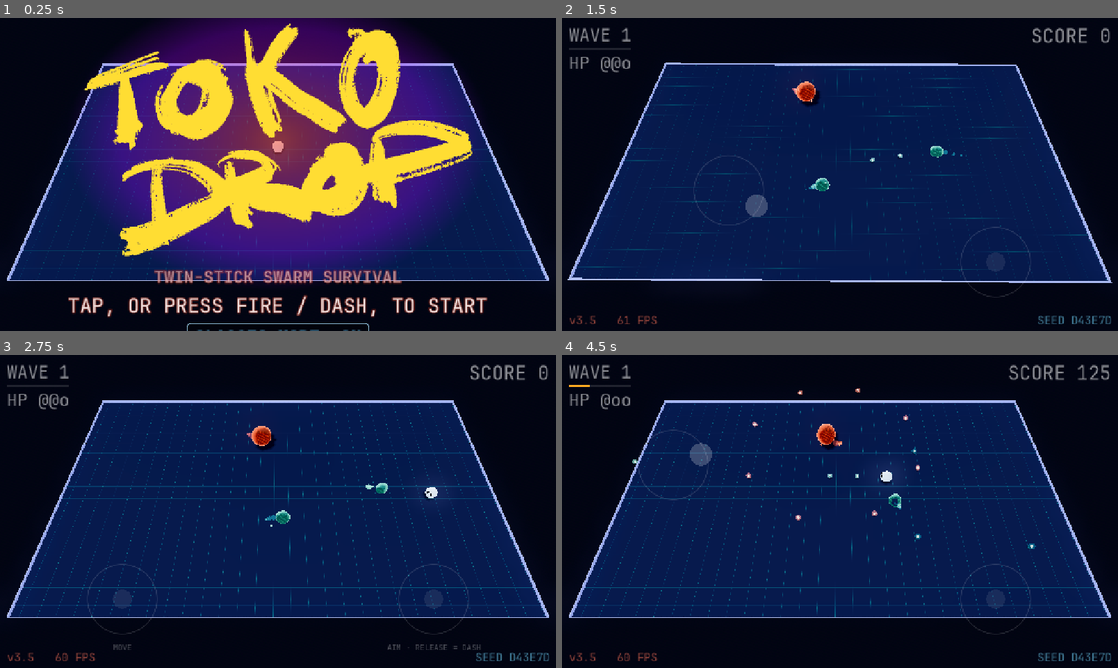
Above: before the commit, frames 1-4 (two rows, left to right).
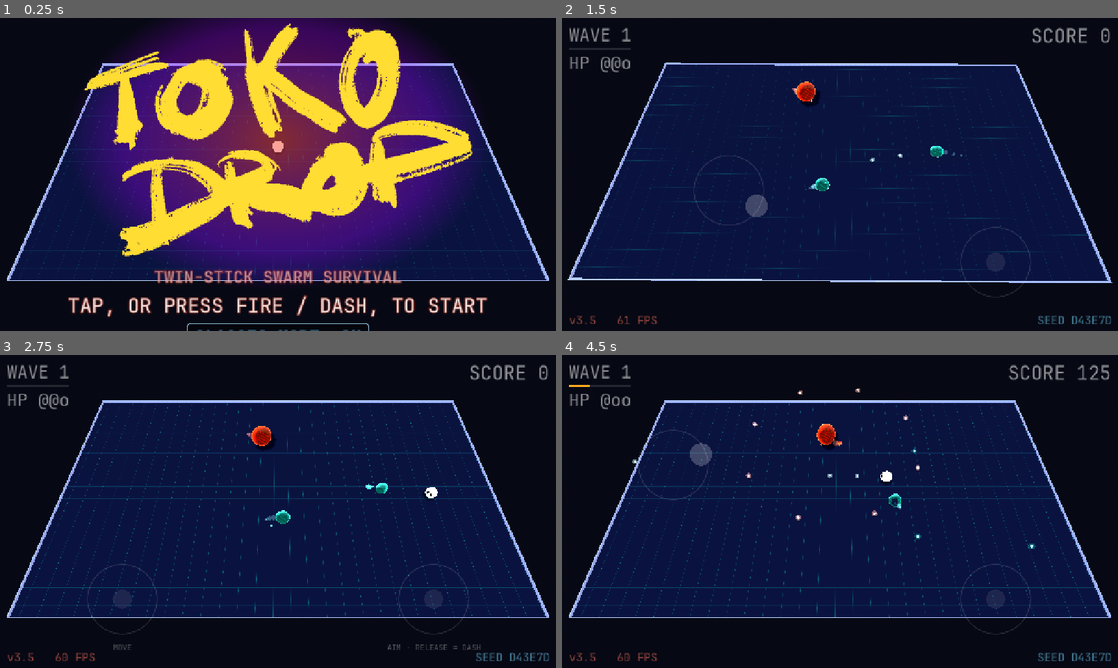
Above: after the commit, the same moments.

Repository: mbace1/toko-drop-godot
Game: Godot game, scene res://scenes/main.tscn
Same seed, same stepped clock (60 frames per second), same inputs: the game is played once before the commit and once after it.
Inputs (mouse positions are in pixels of both pictures, inside the frame that each line leads up to):
- Up to frame 1 (0.25 s): no input
- Up to frame 2 (1.5 s): tap Enter at 0.5 s; move the mouse to (962, 158) at 0.52 s; hold D (move_right) 0.53-1.25 s; tap Space (dash) at 0.6 s; click (962, 158) at 0.67 s; drag from (728, 190) to (812, 237) at 1.27 s
- Up to frame 3 (2.75 s): move the mouse to (333, 442) at 2.02 s; hold D (move_right) from 2.03 s (still down); hold Shift from 2.03 s (still down)
- Up to frame 4 (4.5 s): release D (move_right) at 2.75 s; release Shift at 2.75 s; drag from (812, 574) to (673, 464) at 2.77 s; move the mouse to (1006, 558) at 3.52 s; hold A (move_left) 3.53-4.25 s; tap Space (dash) at 3.6 s; drag from (673, 464) to (756, 433) at 4.27 s

The runs differ from the first frame. In frame 2, 0.2% of the frame differs, in the area x 41-73%, y 20-55%; in frame 3, 0.4%; in frame 4, 0.6%, in the area x 12-85%, y 10-62%.

Commit message:
Q-038: glow off on the Compatibility tier -- owner chose colour over bloom
Owner call, 2026-09-05: "actually, glow off". Q-036 established the trade
is binary on that renderer -- enabling glow re-colours the whole frame and
nothing exposed on Environment modulates it -- so this is the other half
of that item, not a tuning pass.

env.glow_enabled = not RenderTier.is_compat(). Forward+ keeps its bloom
untouched. Same seed, same frame, open-floor sample: desktop
(11.4, 21.2, 58.7) luma 21.9; compat before (0, 11.1, 84.8) luma 14.1;
compat after (10.0, 21.6, 65.3) luma 22.3. The blue wash is gone and the
two tiers read as one game -- photographed on both, three panels.

AgX stays on compat: measured with glow OFF it is still the closer of the
two, floor luma 20.9 against ACES's 9.3 on a target of 20.5. Q-033's
CHOICE was right; only its recorded reason was wrong, and that comment is
corrected in place.

COMPAT_GLOW_THRESHOLD is deleted -- with the pass off it had nothing to
tune -- which supersedes Q-034. That entry is kept and annotated rather
than rewritten: its finding was sound, its trade was never weighed.

The cost, named in CLAUDE.md and PORT_STATUS: nothing on the phone has a
halo now -- not the gel, not the rails, not a level's boundary (Q-037).
Every compat look from here is tint and shape. The rule that said the
opposite is replaced.

Smoke 616 green.

Co-Authored-By: Claude Opus 5 <noreply@anthropic.com>
Claude-Session: https://claude.ai/code/session_013KsV5aTToRNVfdCfVet3JQ

Diff:
--- a/scripts/main.gd
+++ b/scripts/main.gd
@@ -58,11 +58,6 @@
 ## classic run, never a crash.
 var level_id := ""
 var _xz := Arena.XZ.new()
-
-## Q-034: the glow threshold for the Compatibility tier's LDR buffer.
-## Forward+ keeps 0.9 against real HDR values; picked by same-seed picture
-## against the Forward+ frame (see PORT_STATUS.md, Q-034).
-const COMPAT_GLOW_THRESHOLD := 0.4
 
 func _set_arena_size(hx: float, hz: float) -> void:
 	half_x = hx
@@ -415,16 +410,20 @@
 	env.ambient_light_energy = 0.7
 	env.reflected_light_source = Environment.REFLECTION_SOURCE_SKY
 
-	env.glow_enabled = true
+	# Q-038 (owner call, 2026-09-05): GLOW IS OFF ON THE COMPATIBILITY TIER.
+	# Enabling it there re-colours the whole frame — the floor goes from
+	# (10.0, 19.8, 63.6) to (6.2, 29.0, 81.1) against a desktop target of
+	# (11.4, 19.6, 57.0) — and NOTHING exposed on Environment modulates the
+	# side effect: threshold 0.9 vs 0.4 differ by 0.2 counts, intensity
+	# 0.15/0.3/0.8 by 2, and screen/additive/soft-light are byte-identical.
+	# The trade is binary and the owner chose the colour. Q-034's compat
+	# threshold is superseded: with the pass off it had nothing to tune.
+	# Forward+ keeps its bloom untouched.
+	env.glow_enabled = not RenderTier.is_compat()
 	env.glow_intensity = 0.8
 	env.glow_strength = 1.0
 	env.glow_bloom = 0.05          # let the HDR threshold decide, not a floor
-	# "only the hottest highlights bloom". Q-034: on the Compatibility tier
-	# the scene buffer is LDR — after tonemapping nothing exceeds ~0.5, so
-	# a 0.9 threshold meant NOTHING bloomed on the web, not even the rail,
-	# and no warning said so. Measured (PORT_STATUS.md, Q-034): the glow
-	# pass itself works there; only the threshold has to live in that range.
-	env.glow_hdr_threshold = 0.9 if not RenderTier.is_compat() else COMPAT_GLOW_THRESHOLD
+	env.glow_hdr_threshold = 0.9   # "only the hottest highlights bloom"
 	# Q-030: SSAO and SSR are Forward+ only. On the Compatibility tier they
 	# are dropped by the renderer anyway (SSR with a warning, SSAO silently);
 	# gating them here makes that a stated choice rather than a surprise, and
@@ -440,8 +439,10 @@
 	# floor came out (0, 11.5, 85) against Forward+'s (11.4, 19.6, 57), and
 	# even the void colour lost its red. Measured one variable at a time
 	# (PORT_STATUS.md, Q-033): fog, ambient, reflections, SSR and SSAO change
-	# nothing; the tonemapper is the whole shift. AgX is the closest match on
-	# that tier (void within a few counts, red back on the floor). Same
+	# nothing. Q-036 later falsified the REASON recorded here — the hue
+	# shift was the glow pass, now off on this tier (Q-038) — but not the
+	# choice: AgX is the closest match with glow off too, measured at
+	# floor luma 20.9 against ACES's 9.3 and a target of 20.5. Same
 	# exposure on both, so every other tuned value keeps its meaning.
 	env.tonemap_mode = Environment.TONE_MAPPER_ACES if fp else Environment.TONE_MAPPER_AGX
 	env.tonemap_exposure = 1.15
Not shown, changed: CLAUDE.md
Not shown, changed: PORT_STATUS.md
Not shown, changed: QUEUE.md
